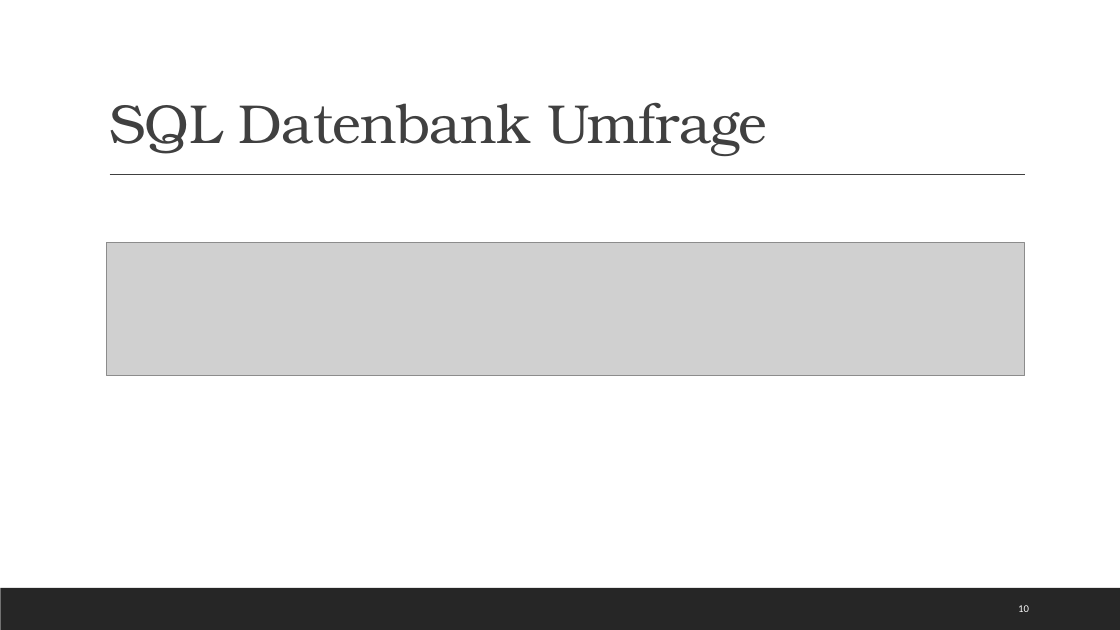
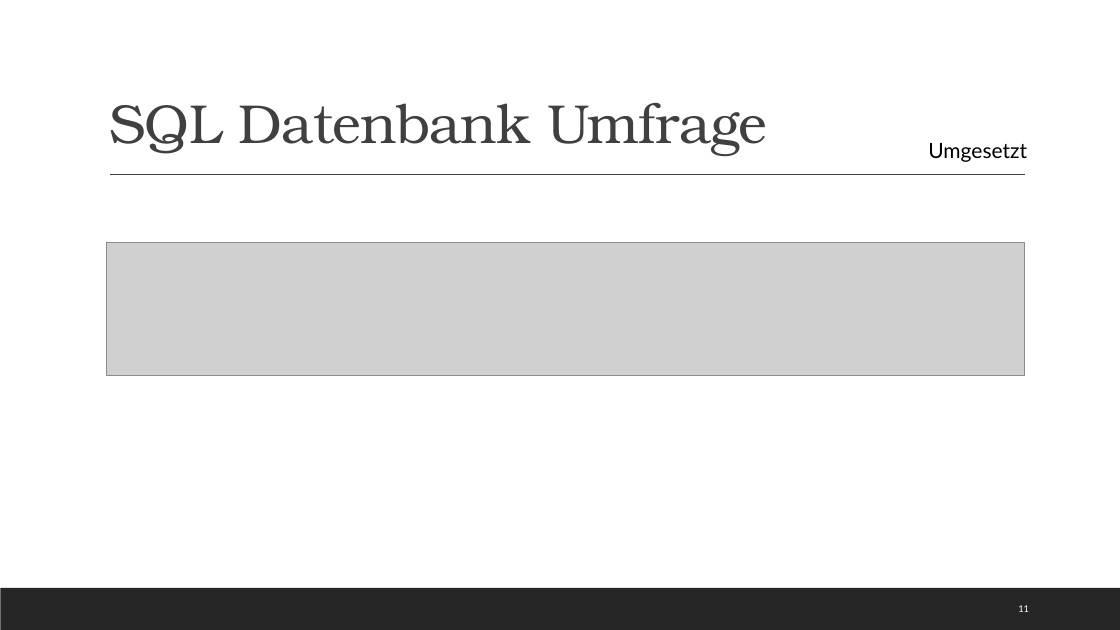
Before and after one commit to Kplacken/EPWS2020SerttasPlackenhohn, a slide deck: slide 11 of Audits/Audit 4/WS2020_SerttasPlackenhohn_Audit4.pptx (slide 10 before the commit). Drawn at 1120x630 pixels with LibreOffice and Linux fonts; fonts in the diff are those of the drawing; grey boxes stand for pictures. Boxes give left, top, right and bottom in pixels: in the first picture for what was removed or moved away, otherwise in the second. Text is boxed around its words. In the diff, an @@ line names an element or a change of style, - is before the commit and + after.

```diff
--- a/Audits/Audit 4/WS2020_SerttasPlackenhohn_Audit4.pptx
+++ b/Audits/Audit 4/WS2020_SerttasPlackenhohn_Audit4.pptx
@@ text added at [928, 143, 1027, 162], 18 pt, text #000000 @@
+Umgesetzt
@@ page number at [1018, 605, 1029, 612]: text changed @@
-10
+11
```
Also in this commit, not shown: 7 other slides changed, 1 slide added, 1 slide removed.
